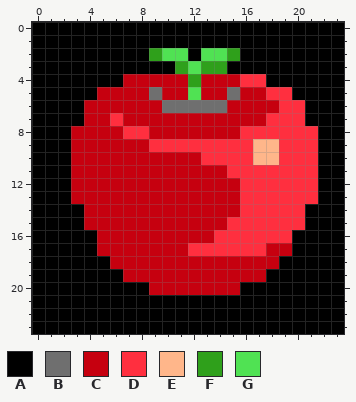
File history of a pixel-art sprite, public/img/apple.png. Above: the version before the commit.
The file is 24x24 pixels.
Palette (. is transparent): A #000000  B #6f6f6f  C #c6000f  D #ff2f3f  E #ffb68a  F #2fa01b  G #50e253
Pixels before, first column x 0:
 0 AAAAAAAAAAAAAAAAAAAAAAAA
 1 AAAAAAAAAAAAAAAAAAAAAAAA
 2 AAAAAAAAAFGGAGGFAAAAAAAA
 3 AAAAAAAAAAAFGFFAAAAAAAAA
 4 AAAAAAACCCCCFCCCDDAAAAAA
 5 AAAAACCCCBCCGCCBCCDDAAAA
 6 AAAACCCCCCBBBBBCCCCDDAAA
 7 AAAACCDCCCCCCCCCCCDDDAAA
 8 AAACCCCDDCCCCCCCDDDDDDAA
 9 AAACCCCCCDDDDDDDDEEDDDAA
10 AAACCCCCCCCCCDDDDEEDDDAA
11 AAACCCCCCCCCCCCDDDDDDDAA
12 AAACCCCCCCCCCCCCDDDDDDAA
13 AAACCCCCCCCCCCCCDDDDDDAA
14 AAAACCCCCCCCCCCCDDDDDAAA
15 AAAACCCCCCCCCCCDDDDDDAAA
16 AAAAACCCCCCCCCDDDDDDAAAA
17 AAAAACCCCCCCDDDDDDCCAAAA
18 AAAAAACCCCCCCCCCCCCAAAAA
19 AAAAAAACCCCCCCCCCCAAAAAA
20 AAAAAAAAACCCCCCCAAAAAAAA
21 AAAAAAAAAAAAAAAAAAAAAAAA
22 AAAAAAAAAAAAAAAAAAAAAAAA
23 AAAAAAAAAAAAAAAAAAAAAAAA
After the commit:
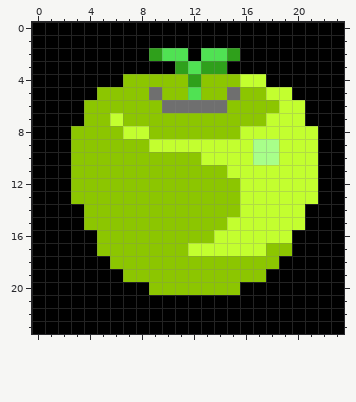
Change:
Colour C changes from #c6000f to #8cc600.
Colour D changes from #ff2f3f to #c3ff2f.
Colour E changes from #ffb68a to #a8ff8a.
Pixel boxes of the changes (left, top, right, bottom) in both pictures:
changed: (71, 74, 318, 295)
